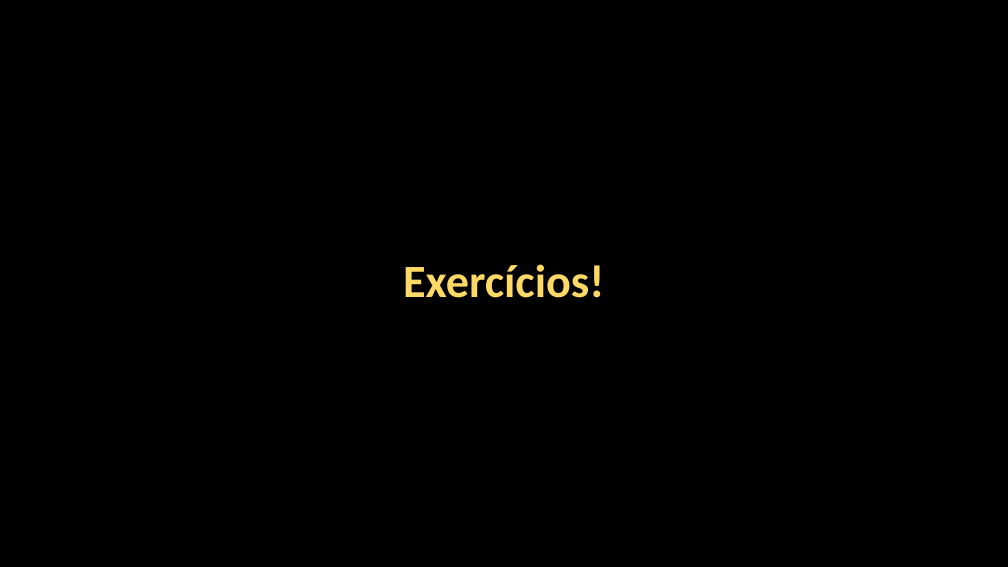
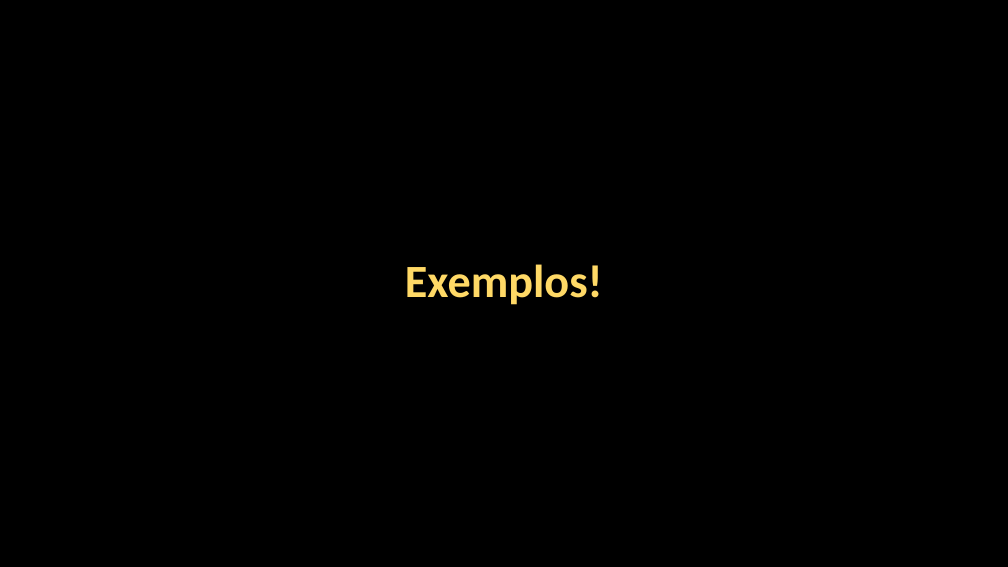
Before and after one commit to Java-Mooc/Advanced-Java, a slide deck: slide 5 of PPT/pt/PPT3_-_JSON_XML_e_APIs.pptx. Drawn at 1008x567 pixels with LibreOffice and Linux fonts; fonts in the diff are those of the drawing. Boxes give left, top, right and bottom in pixels: in the first picture for what was removed or moved away, otherwise in the second. Text is boxed around its words. In the diff, an @@ line names an element or a change of style, - is before the commit and + after.

```diff
--- a/PPT/pt/PPT3_-_JSON_XML_e_APIs.pptx
+++ b/PPT/pt/PPT3_-_JSON_XML_e_APIs.pptx
@@ title at [405, 264, 603, 305]: text changed @@
-Exercícios!
+Exemplos!
```
Also in this commit, not shown: 3 other files.
